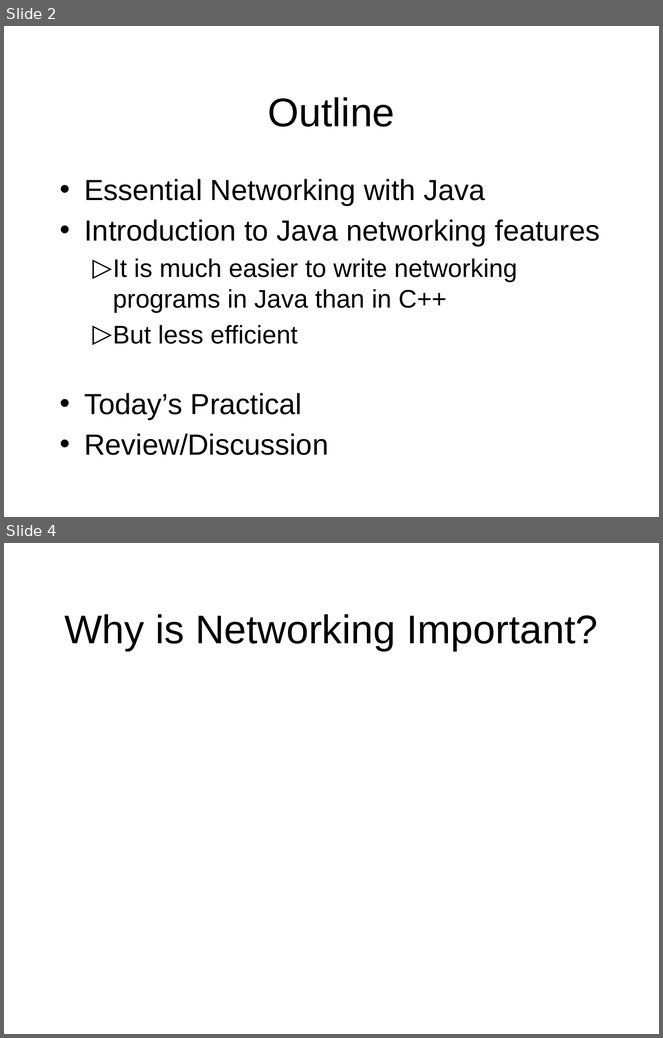
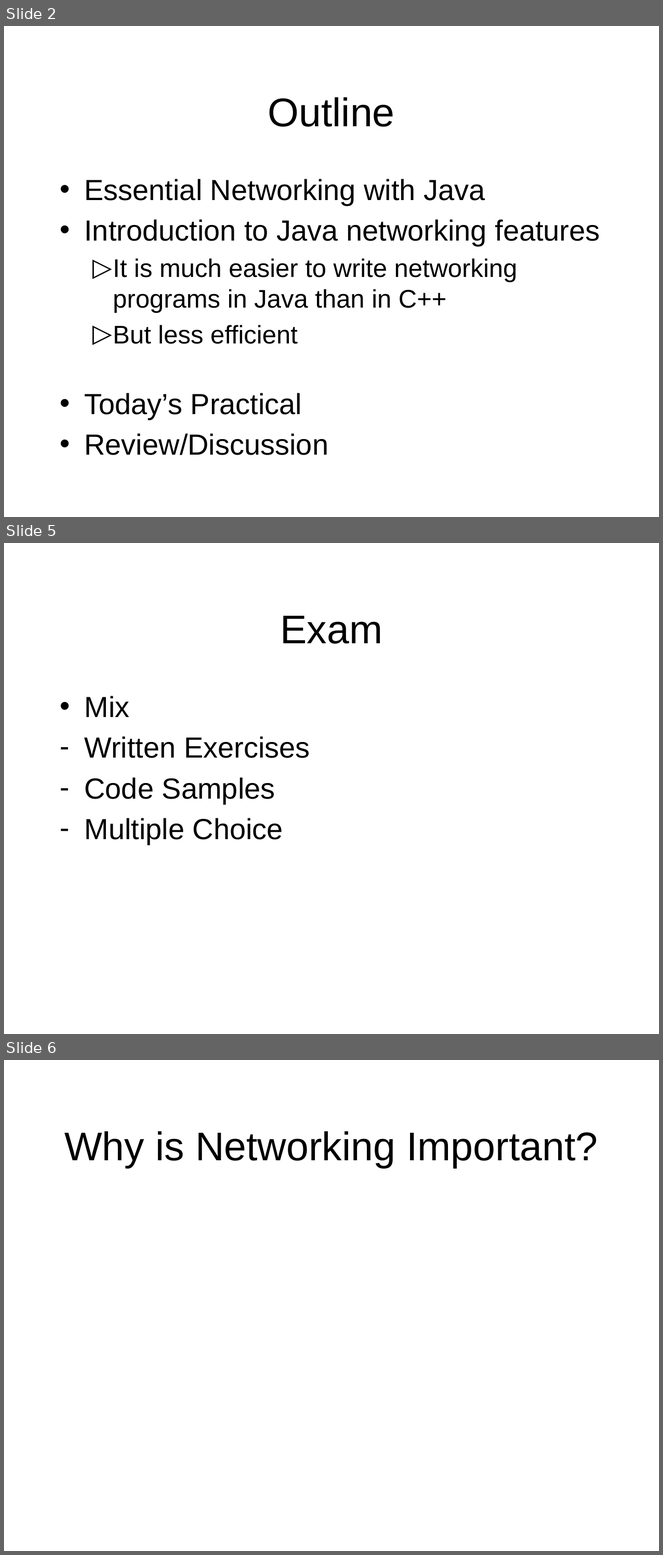
Before and after one commit to octaviordz/zjnu2017.github.io, a slide deck: OOP/lectures/120--Network.Programming.pptx. Shown one above the other, each under a label of ours: slides 2 and 4 before the commit, slides 2, 5 and 6 after it; the slides between them are not shown. The pictures are 663x1038 and 663x1555 pixels, drawn with LibreOffice and Linux fonts; fonts in the diff are those of the drawing. Boxes give left, top, right and bottom in pixels: in the first picture for what was removed or moved away, otherwise in the second. Text is boxed around its words. In the diff, an @@ line names an element or a change of style, - is before the commit and + after.

```diff
--- a/OOP/lectures/120--Network.Programming.pptx
+++ b/OOP/lectures/120--Network.Programming.pptx
@@ slide 5 added at (x1=4, y1=543, x2=659, y2=1034), background #FFFFFF @@
@@ title added at (x1=280, y1=616, x2=383, y2=644), 44 pt, text #000000 @@
+Exam
@@ text added at (x1=84, y1=696, x2=310, y2=845), 32 pt, text #000000 @@
+• Mix
+– Written Exercises
+– Code Samples
+– Multiple Choice
@@ what was slide 4 is now slide 6 @@
```
Also in this commit, not shown: 1 slide changed, 1 other slide added.
